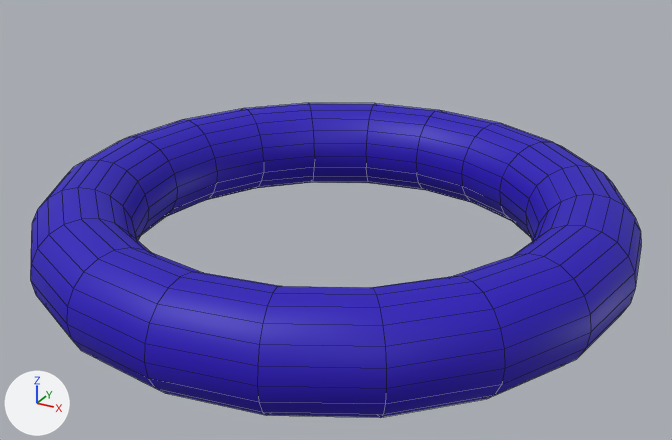
The FBX model Resources/Models/Challenge/ring.fbx, before and after one commit.
Rendered twice from a 50 mm camera at (0.0335, -0.0608, 0.0306) aimed at (0.0, 0.0001, 0.0002). The lights are fixed; the arrows at lower left show +X, +Y and +Z. Mesh edges are drawn as thin lines. Where no turn or scale is listed for an object, it has been applied to the vertices.
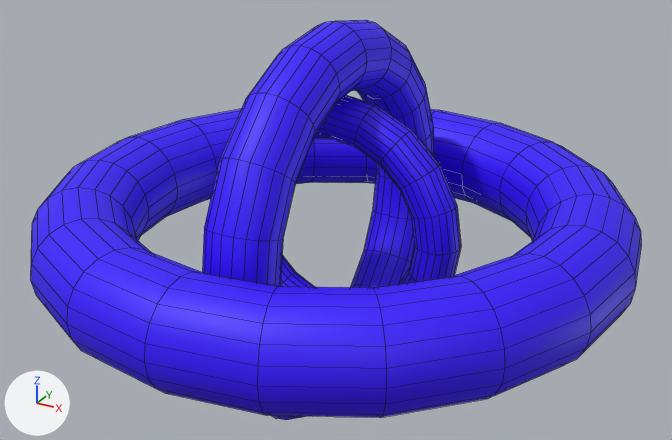
Changed parts and their boxes (x1, y1, x2, y2) in the pictures (672 x 440 px):
'pTorus1', recoloured
    both: (30, 103, 641, 418)
'pTorus2', added (blue)
    after: (202, 20, 434, 420)
'pTorus3', added (blue)
    after: (280, 95, 461, 287)

Patch to the scene script:
```diff
--- a/Resources/Models/Challenge/ring.fbx.py
+++ b/Resources/Models/Challenge/ring.fbx.py
@@ mat_phong1 @@
 mat_phong1 = principled_material('phong1')
-mat_phong1.base_color = (0.0192, 0.0, 0.5)  # blue #2600bc
+mat_phong1.base_color = (0.0385, 0.0, 1.0)  # blue #3700ff
 mat_phong1.roughness = 0.553
@@ me_mesh_001 @@
+me_mesh_001.from_pydata(...)  # a torus around x (ring radius 0.0136, tube radius 0.0027) spanning x -0.0027..0.0027, y -0.0163..0.0163, z -0.0163..0.0163
+me_mesh_001.materials.append(mat_phong1)  # blue #3700ff
@@ me_mesh_002 @@
+me_mesh_002.from_pydata(...)  # a torus around y (ring radius 0.009, tube radius 0.0018) spanning x -0.0108..0.0108, y -0.0018..0.0018, z -0.0108..0.0108
+me_mesh_002.materials.append(mat_phong1)  # blue #3700ff
@@ ob_ptorus2 @@
+ob_ptorus2 = bpy.data.objects.new('pTorus2', me_mesh_001)
+ob_ptorus2.location = (0.0, 0.0, 0.0)
@@ ob_ptorus3 @@
+ob_ptorus3 = bpy.data.objects.new('pTorus3', me_mesh_002)
+ob_ptorus3.location = (0.0, 0.0, 0.0)
```
